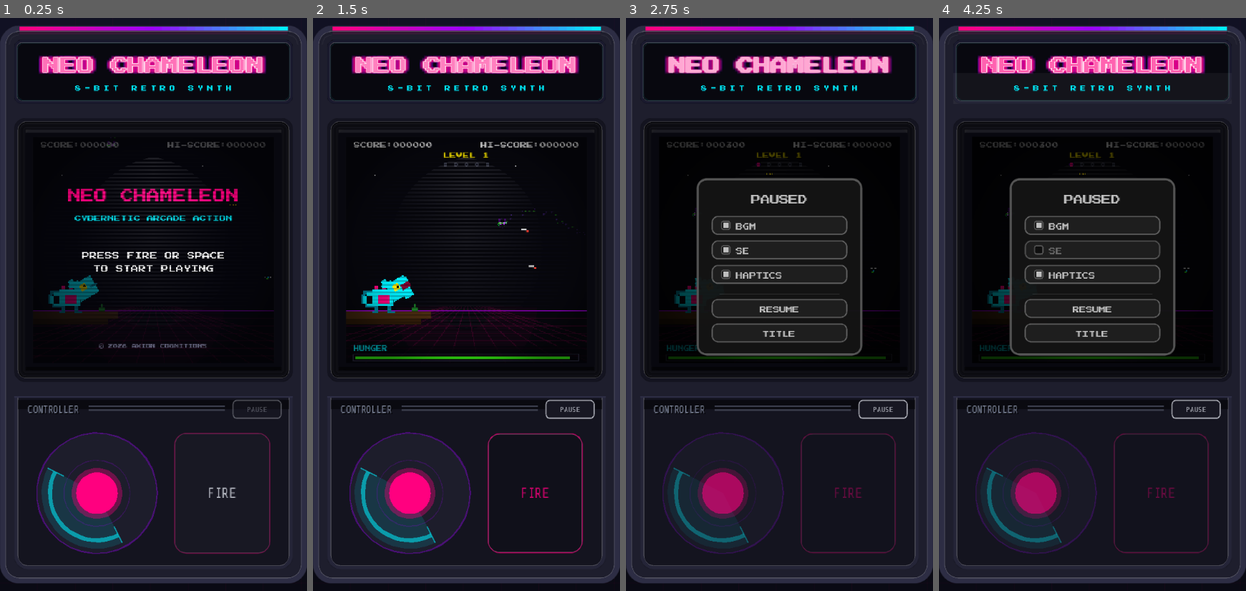
Above: before the commit, frames 1-4 (left to right).
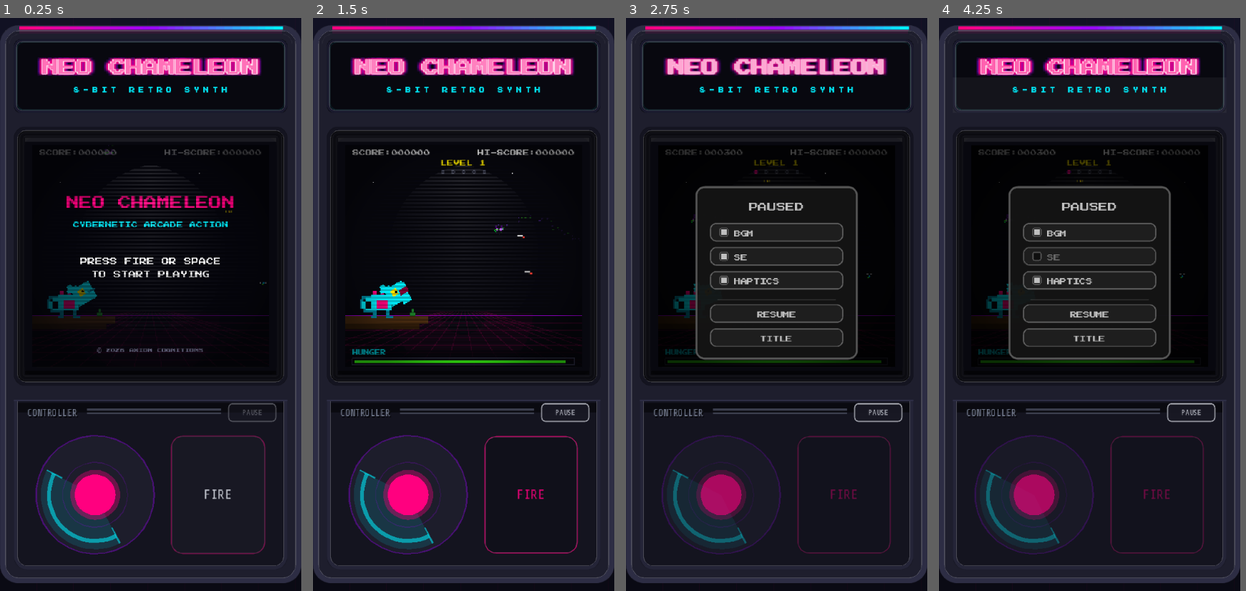
Above: after the commit, the same moments.

Repository: nyapp/chameleon
Game: Godot game, scene res://scenes/CabinetScene.tscn
Two runs of this game, one before a commit and one after it. Both use one fixed random seed, a clock stepped at 60 frames per second and the inputs below.
Inputs (mouse positions are in pixels of both pictures, inside the frame that each line leads up to):
- Up to frame 1 (0.25 s): no input
- Up to frame 2 (1.5 s): tap Enter at 0.5 s; drag from (411, 493) to (497, 178) at 0.52 s; drag from (534, 493) to (451, 419) at 1.27 s
- Up to frame 3 (2.75 s): move the mouse to (883, 407) at 2.02 s; hold Right (aim_right) from 2.03 s (still down); click (883, 407) at 2.17 s
- Up to frame 4 (4.25 s): release Right (aim_right) at 2.75 s; tap Space at 2.75, 3.77 s; drag from (1092, 247) to (1000, 218) at 2.77 s; move the mouse to (1184, 390) at 3.52 s; tap Y at 3.6 s; click (1184, 390) at 3.67 s
In our replay, the window is 429x800 before the commit and 421x800 after it. These sizes can differ from the game's own. Grey fills any space a smaller window leaves; there, only what the larger window draws over its background counts as a difference.

The runs differ from the first frame. In frame 1, 15% of the frame differs, in the area x 2-100%, y 0-100%; in frame 2, 14%; in frame 3, 16%; in frame 4, 15%.

Commit message:
feat: update CabinetScene layout and project settings for improved visual consistency, adjust viewport height, and refine text positioning in CabinetMarquee for better alignment

Diff:
--- a/project.godot
+++ b/project.godot
@@ -31,7 +31,7 @@
 [display]
 
 window/size/viewport_width=326
-window/size/viewport_height=608
+window/size/viewport_height=620
 window/size/window_width_override=978
 window/size/window_height_override=1824
 window/stretch/mode="canvas_items"
--- a/scenes/CabinetScene.tscn
+++ b/scenes/CabinetScene.tscn
@@ -32,14 +32,14 @@
 clip_contents = true
 anchors_preset = 0
 offset_left = 568.0
-offset_top = 250.0
+offset_top = 232.0
 offset_right = 894.0
-offset_bottom = 858.0
+offset_bottom = 824.0
 
 [node name="CabinetFrame" type="Control" parent="CabinetInner" unique_id=1875028892]
 anchors_preset = 0
 offset_right = 326.0
-offset_bottom = 608.0
+offset_bottom = 592.0
 mouse_filter = 2
 script = ExtResource("2_frame")
 
@@ -59,7 +59,7 @@
 offset_left = 15.0
 offset_top = 98.0
 offset_right = 311.0
-offset_bottom = 394.0
+offset_bottom = 378.0
 mouse_filter = 2
 script = ExtResource("4_bezel")
 
@@ -99,9 +99,9 @@
 clip_contents = true
 anchors_preset = 0
 offset_left = 15.0
-offset_top = 409.0
+offset_top = 393.0
 offset_right = 311.0
-offset_bottom = 593.0
+offset_bottom = 577.0
 mouse_filter = 2
 script = ExtResource("7_deck")
 
@@ -114,7 +114,8 @@
 offset_bottom = 167.0
 script = ExtResource("8_stick")
 
-[node name="CabinetFireButton" type="Control" parent="CabinetInner/ControlDeck"]
+[node name="CabinetFireButton" type="Control" parent="CabinetInner/ControlDeck" unique_id=1410397244]
+z_index = 5
 custom_minimum_size = Vector2(102, 128)
 anchors_preset = 0
 offset_left = 170.0
@@ -136,7 +137,7 @@
 [node name="CabinetFrameOverlay" type="Control" parent="CabinetInner" unique_id=919860641]
 anchors_preset = 0
 offset_right = 326.0
-offset_bottom = 608.0
+offset_bottom = 592.0
 mouse_filter = 2
 script = ExtResource("2_frame")
 overlay_only = true
--- a/scripts/CabinetMarquee.gd
+++ b/scripts/CabinetMarquee.gd
@@ -25,13 +25,13 @@
 	set(value):
 		subtitle_letter_spacing = value
 		queue_redraw()
-@export_range(0.0, 1.0) var title_y_ratio: float = 0.54:
-	set(value):
-		title_y_ratio = value
-		queue_redraw()
-@export_range(0.0, 1.0) var subtitle_y_ratio: float = 0.80:
-	set(value):
-		subtitle_y_ratio = value
+@export var text_padding_v: float = 16.0:
+	set(value):
+		text_padding_v = maxf(value, 0.0)
+		queue_redraw()
+@export var title_subtitle_gap: float = 18.0:
+	set(value):
+		title_subtitle_gap = maxf(value, 0.0)
 		queue_redraw()
 
 @export_group("Shape")
@@ -132,13 +132,24 @@
 	var pulse := 0.5 + 0.5 * sin(_pulse)
 	var glow_alpha := glow_alpha_min + pulse * glow_alpha_range
 
+	var baselines := _text_baselines(font)
 	var title_w := font.get_string_size(title_text, HORIZONTAL_ALIGNMENT_LEFT, -1, title_font_size).x
-	var title_pos := Vector2((size.x - title_w) * 0.5, size.y * title_y_ratio)
+	var title_pos := Vector2((size.x - title_w) * 0.5, baselines.x)
 	_draw_neon_title(font, title_text, title_pos, title_font_size, glow_alpha)
 
 	var sub_w := _spaced_text_width(font, subtitle_text, subtitle_font_size, subtitle_letter_spacing)
-	var sub_pos := Vector2((size.x - sub_w) * 0.5, size.y * subtitle_y_ratio)
+	var sub_pos := Vector2((size.x - sub_w) * 0.5, baselines.y)
 	_draw_spaced_neon_text(font, subtitle_text, sub_pos, subtitle_font_size, subtitle_letter_spacing, neon_cyan, 0.9)
+
+func _text_baselines(font: Font) -> Vector2:
+	var title_ascent := font.get_ascent(title_font_size)
+	var sub_descent := font.get_descent(subtitle_font_size)
+	var block_h := title_ascent + title_subtitle_gap + sub_descent
+	var block_top := text_padding_v
+	if size.y >= block_h + text_padding_v * 2.0:
+		block_top = (size.y - block_h) * 0.5
+	var title_baseline := block_top + title_ascent
+	return Vector2(title_baseline, title_baseline + title_subtitle_gap)
 
 func _draw_rounded_rect(rect: Rect2, color: Color, radius: float, filled: bool, line_width: float = 1.0) -> void:
 	var style := StyleBoxFlat.new()
--- a/scripts/GameLayout.gd
+++ b/scripts/GameLayout.gd
@@ -14,7 +14,7 @@
 
 # 筐体パーツ（CSS 相当）
 const CABINET_PAD: int = 15
-const MARQUEE_H: int = 68
+const MARQUEE_H: int = 80
 const MARQUEE_GAP: int = 15
 const BEZEL_OUTER_PAD: int = 12
 const BEZEL_INNER_PAD: int = 8
@@ -26,7 +26,7 @@
 const INNER_W: int = SCREEN_W + BEZEL_STACK_PAD * 2  # 296
 const CABINET_W: int = INNER_W + CABINET_PAD * 2  # 326
 const SCREEN_BEZEL_H: int = BEZEL_STACK_PAD * 2 + SCREEN_H  # 296
-const CABINET_H: int = CABINET_PAD * 2 + MARQUEE_H + MARQUEE_GAP + SCREEN_BEZEL_H + CONTROL_GAP + CONTROL_DECK_H  # 608
+const CABINET_H: int = CABINET_PAD * 2 + MARQUEE_H + MARQUEE_GAP + SCREEN_BEZEL_H + CONTROL_GAP + CONTROL_DECK_H  # 620
 # project.godot の window/size/viewport_height も CABINET_H と一致させること
 
 # 筐体内 Y 座標
Not shown: 1 places in scenes/CabinetScene.tscn that only renumber resources
